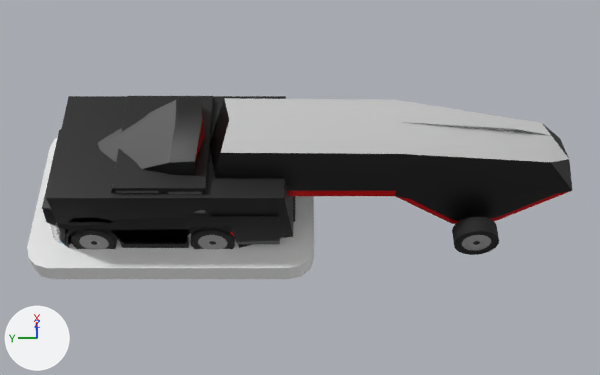
What one commit did to the Blender file Assets/Models/Blender/OverdriveTracks.blend.
Rendered twice from a 50 mm camera at (-4.149, -0.038, 0.212) aimed at (-4.003, -0.038, 0.012). Every picture has the same lights, and +X, +Y and +Z are marked at lower left.

Objects in the first picture: 'CarBaseOutline', 'SuperTruck X52', 'SuperTruck X52 Trailer', 'SupercarBigBang', 'SupercarMammot', 'SupercarShock', 'Wheels 1', 'Wheels 1.001', 'Wheels 2'.
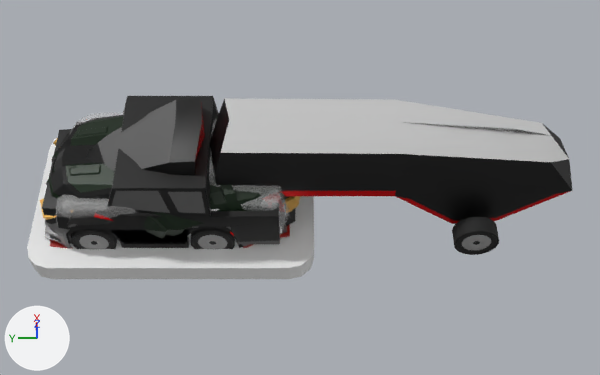
The edits, one by one:
Material 'Bronse' (mat_bronse) is new.
Its base color is (0.8, 0.456, 0.101) (orange #e7b459).
Its metallic is 0.714.
Material 'Base' (mat_base) is new.
Its base color is (0.0, 0.0123, 0.0) (black #001d00).
Its metallic is 0.183.
Its roughness is 0.476.
Material 'Glass' (mat_glass) is new.
Its base color is (0.0, 0.0, 0.0) (black #000000).
Its roughness is 0.119.
Material 'Material.011' (mat_material_011) is new.
Its base color is (0.224, 0.674, 0.8) (cyan #82d6e7).
Material 'Material.010' (mat_material_010) is new.
Its base color is (0.141, 0.141, 0.141) (dark grey #696969).
Its metallic is 0.5.
Its roughness is 0.278.
Material 'Material2.001' (mat_material2_001) is new.
Its base color is (0.343, 0.00473, 0.0) (red #9e0f00).
Mesh me_cube_020 is new.
It has 742 vertices, 792 faces and spans x -0.0208..0.0209, y -0.0391..0.0369, z 0.001..0.0275.
Faces by material slot: [586, 154, 52].
It uses material mat_base (black #001d00).
It uses material mat_bronse (orange #e7b459).
It uses material mat_glass (black #000000).
Mesh me_cube_019 is new.
It has 1139 vertices, 1498 faces and spans x -0.0193..0.0194, y -0.035..0.039, z 0.0024..0.0225.
Faces by material slot: [1134, 270, 94].
It uses material mat_material_010 (dark grey #696969).
It uses material mat_material2_001 (red #9e0f00).
It uses material mat_material_011 (cyan #82d6e7).
Object 'SupercarBigBang' (ob_supercarbigbang) is deleted.
Object 'SupercarBigBang.001' (ob_supercarbigbang_001) is new; it shows me_cube_020.
Its location is (-4.0, 0.0, 0.0).
Object 'SupercarBoson/Kourai' (ob_supercarboson_kourai) is new; it shows me_cube_019.
Its location is (-4.0, 0.0, 0.0).

Where the change shows, as pixel boxes [x1, y1, x2, y2] in the pictures (600 x 375 px):
'SupercarBigBang', deleted (black)
    before: [46, 96, 293, 244]
'SupercarBigBang.001', added (black)
    after: [40, 115, 300, 239]
    faces in mat_base (black #001d00): [46, 115, 290, 239]
    faces in mat_glass (black #000000): [51, 115, 291, 199]
    faces in mat_bronse (orange #e7b459): [40, 139, 300, 220]
'SupercarBoson/Kourai', added
    after: [45, 219, 290, 248]
    faces in mat_material_010 (dark grey #696969): [45, 219, 287, 248]
    faces in mat_material2_001 (red #9e0f00): [50, 225, 290, 248]
'CustomIceWave', unchanged, uncovered by the edit
    before: [50, 222, 63, 244]
    after: [56, 112, 289, 243]
